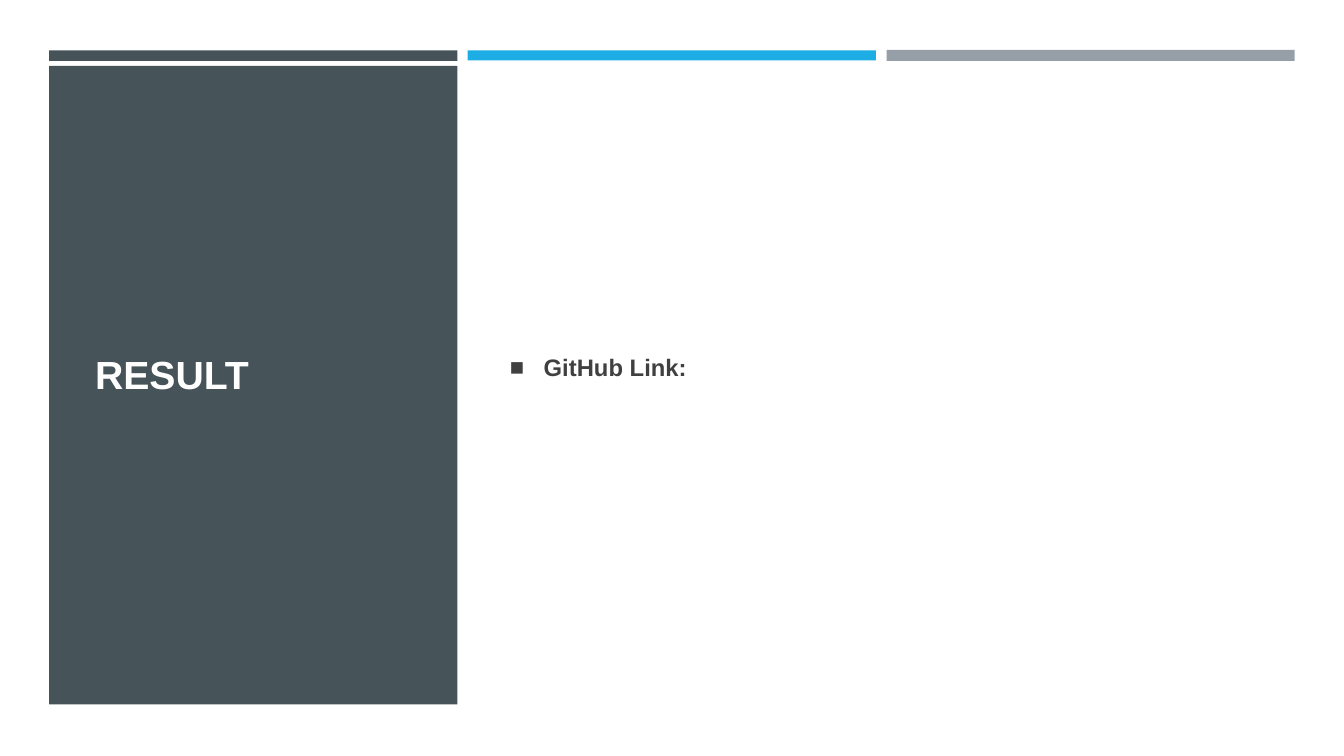
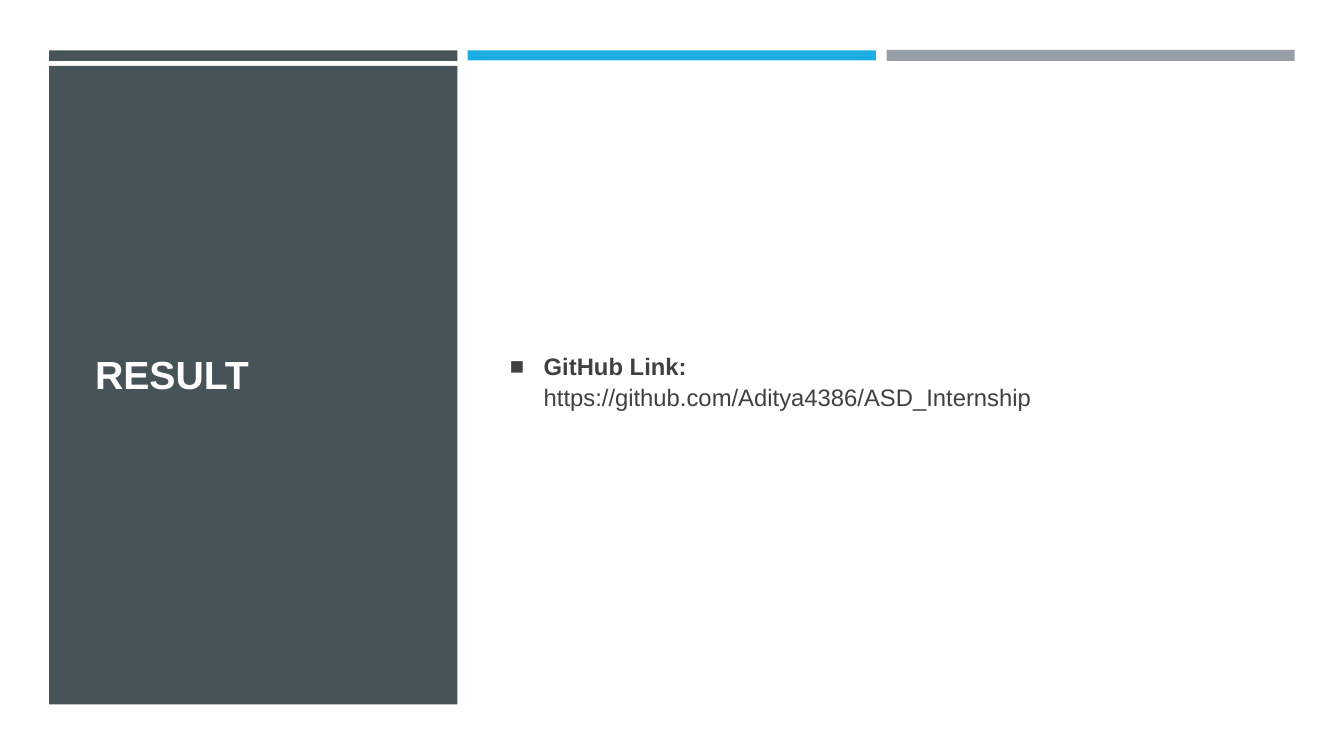
Before and after one commit to Aditya4386/IBM_Internship, a slide deck: slide 6 of Employee salary prediction.pptx. Drawn at 1344x756 pixels with LibreOffice and Linux fonts; fonts in the diff are those of the drawing; background and template pictures are left out. Boxes give left, top, right and bottom in pixels: in the first picture for what was removed or moved away, otherwise in the second. Text is boxed around its words. In the diff, an @@ line names an element or a change of style, - is before the commit and + after.

Commit message:
Project Completed

```diff
--- a/Employee salary prediction.pptx
+++ b/Employee salary prediction.pptx
@@ text at (544, 357, 1031, 411): text changed; bold off @@
-■ GitHub Link:
+■ GitHub Link:
+  https://github.com/Aditya4386/ASD_Internship
```
